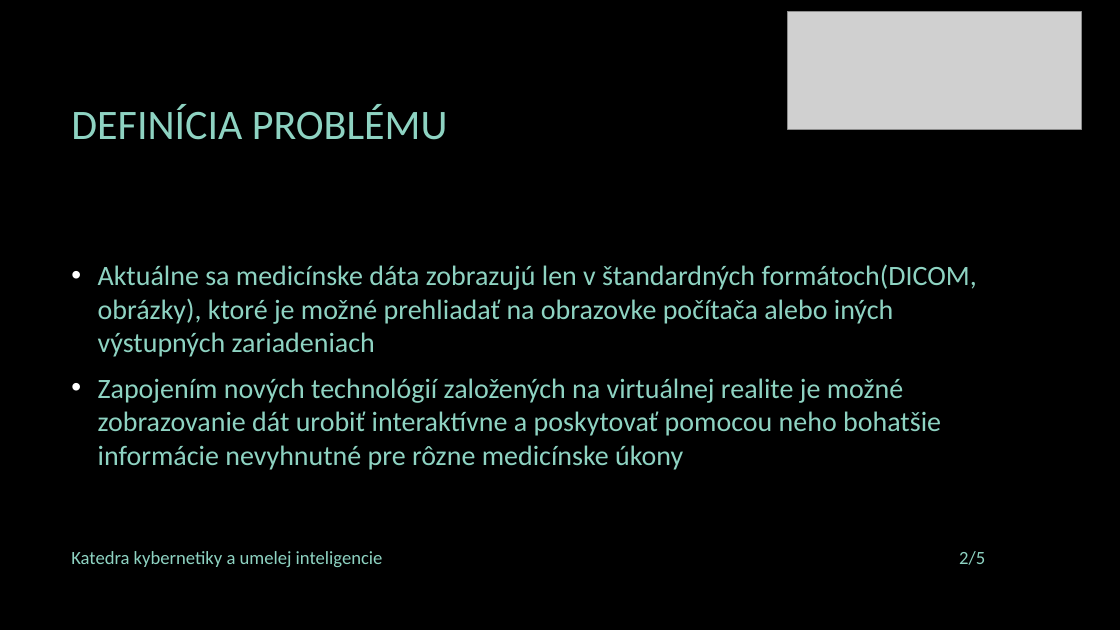
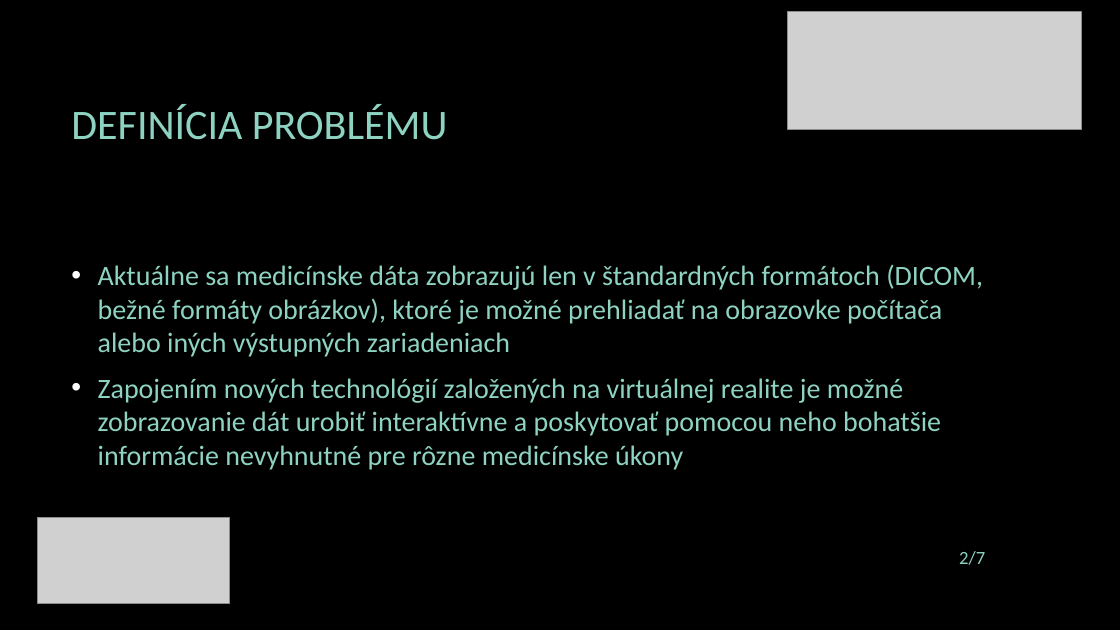
Before and after one commit to rbalaz/liveproject3dglove-, a slide deck: slide 2 of tp_presentation.pptx. Drawn at 1120x630 pixels with LibreOffice and Linux fonts; fonts in the diff are those of the drawing; grey boxes stand for pictures; background and template pictures are left out. Boxes give left, top, right and bottom in pixels: in the first picture for what was removed or moved away, otherwise in the second. Text is boxed around its words. In the diff, an @@ line names an element or a change of style, - is before the commit and + after.

```diff
--- a/tp_presentation.pptx
+++ b/tp_presentation.pptx
@@ text at (98, 265, 983, 357): text changed @@
-• Aktuálne sa medicínske dáta zobrazujú len v štandardných formátoch(DICOM, obrázky), ktoré je možné prehliadať na obrazovke počítača alebo iných výstupných zariadeniach
+• Aktuálne sa medicínske dáta zobrazujú len v štandardných formátoch (DICOM, bežné formáty obrázkov), ktoré je možné prehliadať na obrazovke počítača alebo iných výstupných zariadeniach
@@ picture added at (37, 518, 229, 603) @@
@@ text removed at (71, 551, 383, 567) @@
-Katedra kybernetiky a umelej inteligencie
@@ page number at (959, 551, 985, 565): text changed @@
-2/5
+2/7
```
Also in this commit, not shown: 3 other slides changed, 3 slides added, 1 slide removed.
